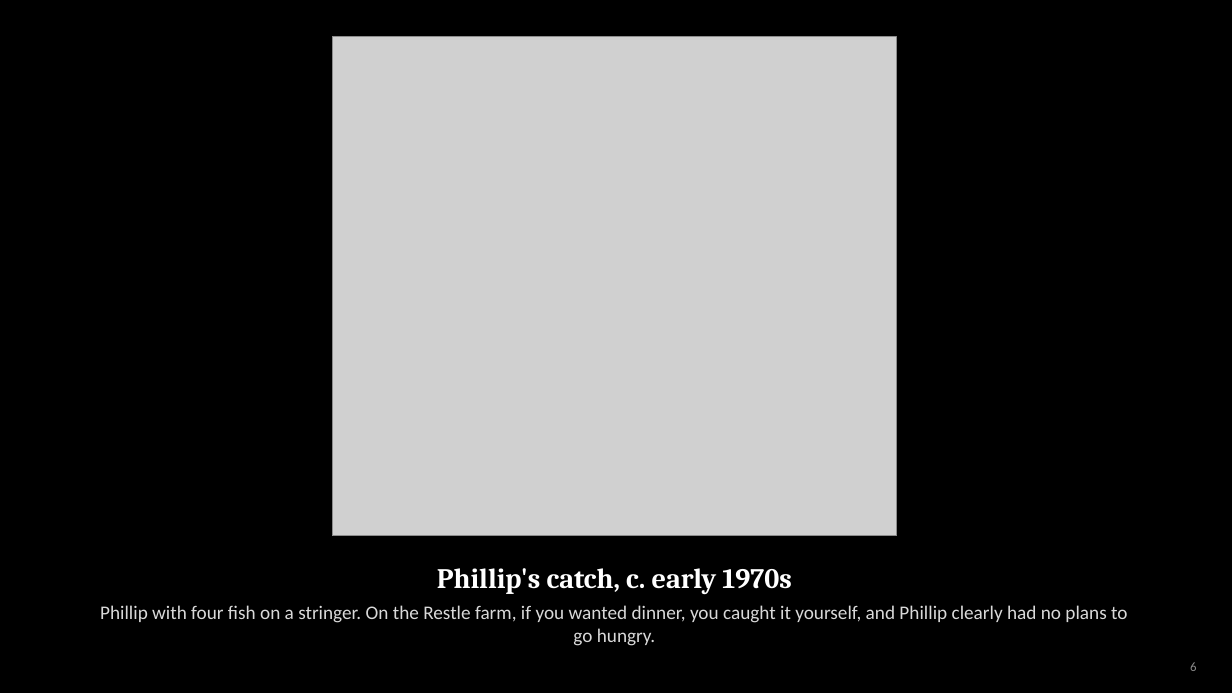
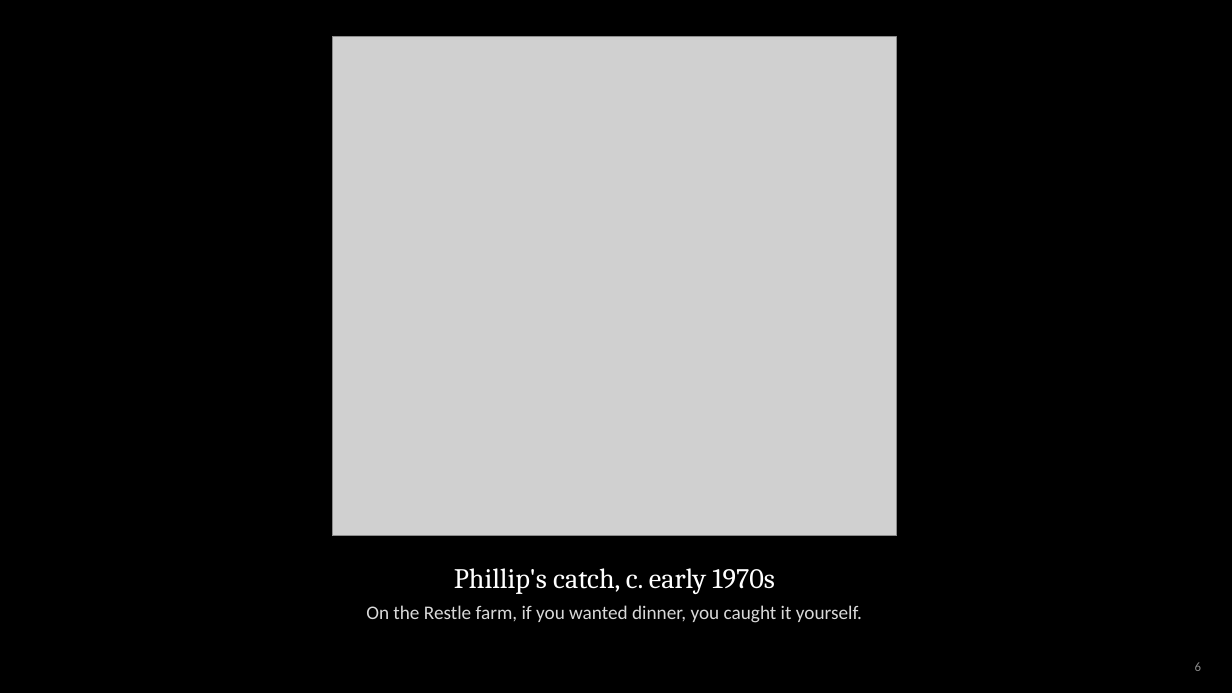
Before and after one commit to arrestle/bobbie-memorial, a slide deck: slide 6 of For Phillip/phillip-slides.pptx. Drawn at 1232x693 pixels with LibreOffice and Linux fonts; fonts in the diff are those of the drawing; grey boxes stand for pictures. Boxes give left, top, right and bottom in pixels: in the first picture for what was removed or moved away, otherwise in the second. Text is boxed around its words. In the diff, an @@ line names an element or a change of style, - is before the commit and + after.

Commit message:
minor update

```diff
--- a/For Phillip/phillip-slides.pptx
+++ b/For Phillip/phillip-slides.pptx
@@ text "Phillip's catch, c. early 1970s" at [454, 568, 775, 594]: bold off @@
@@ text at [366, 605, 862, 623]: text changed @@
-Phillip with four fish on a stringer. On the Restle farm, if you wanted dinner, you caught it yourself, and Phillip clearly had no plans to go hungry.
+On the Restle farm, if you wanted dinner, you caught it yourself.
@@ page number: place and size @@
-page number at [1190, 662, 1196, 671]
+page number at [1195, 662, 1201, 671]
```
Also in this commit, not shown: 17 other slides changed, 2 slides added, 2 slides removed.
